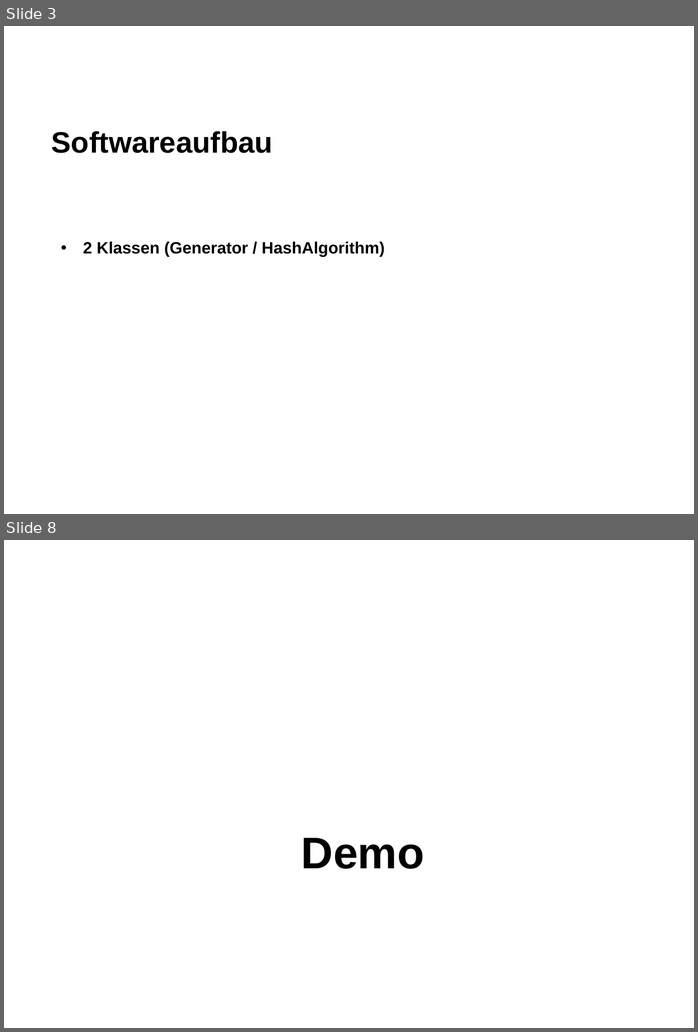
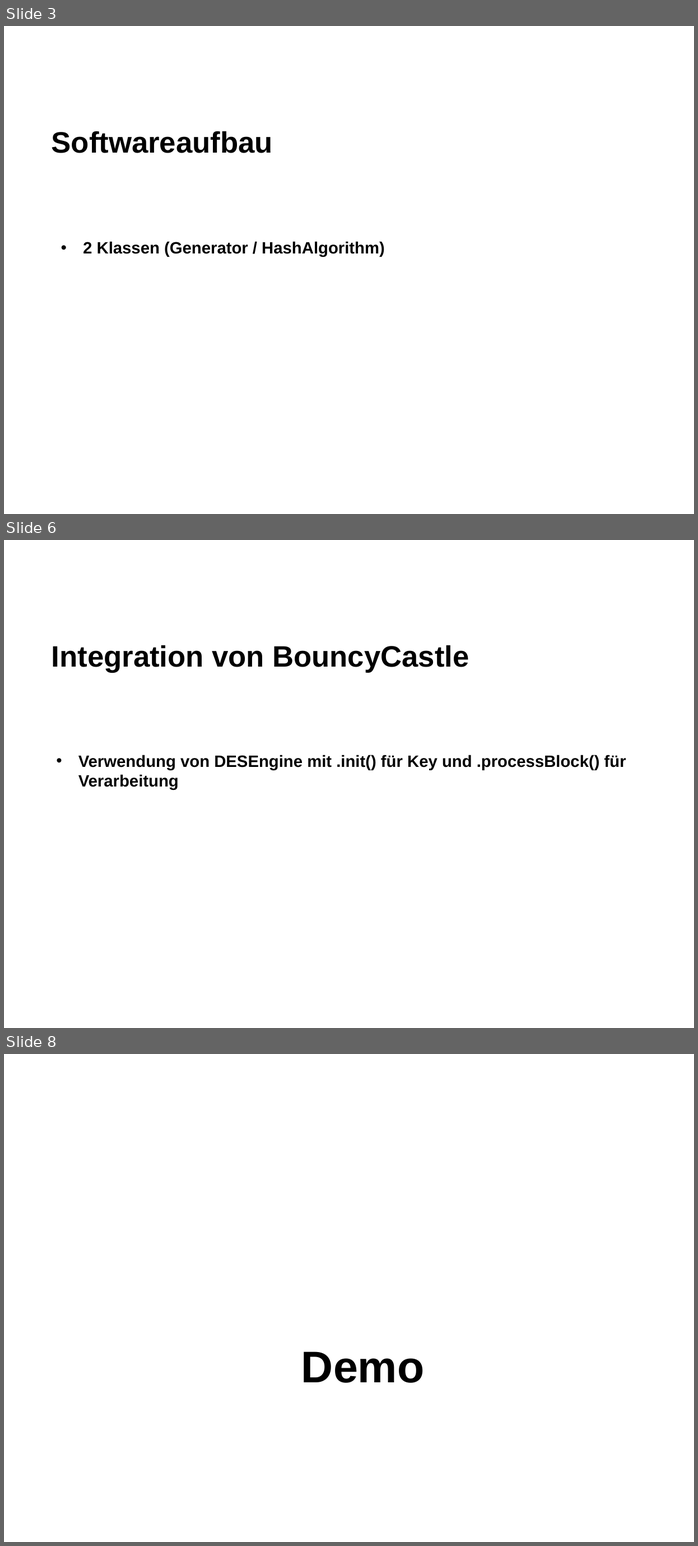
Before and after one commit to danielguerber/Apsi, a slide deck: Presentation/vorlage-powerpoint-folie.ppt. Shown one above the other, each under a label of ours: slides 3 and 8 before the commit, slides 3, 6 and 8 after it; the slides between them are not shown. The pictures are 698x1032 and 698x1546 pixels, drawn with LibreOffice and Linux fonts; fonts in the diff are those of the drawing; background and template pictures are left out. Boxes give left, top, right and bottom in pixels: in the first picture for what was removed or moved away, otherwise in the second. Text is boxed around its words. In the diff, an @@ line names an element or a change of style, - is before the commit and + after.

```diff
--- a/Presentation/vorlage-powerpoint-folie.ppt
+++ b/Presentation/vorlage-powerpoint-folie.ppt
@@ slide 6 added at (4, 540, 694, 1028), background #FFFFFF @@
@@ title added at (52, 645, 469, 673), 36 pt, text #000000, bold @@
+Integration von BouncyCastle
@@ text added at (78, 754, 626, 790), 20 pt, text #000000, bold @@
+• Verwendung von DESEngine mit .init() für Key und .processBlock() für Verarbeitung
```
Also in this commit, not shown: 2 slides changed, 1 other slide added, 2 slides removed.
